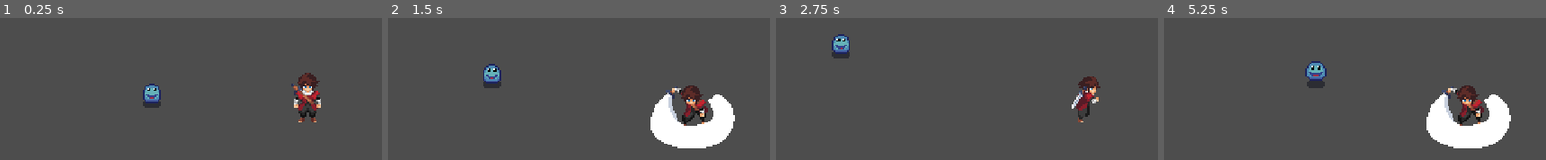
Above: before the commit, frames 1-4 (left to right).
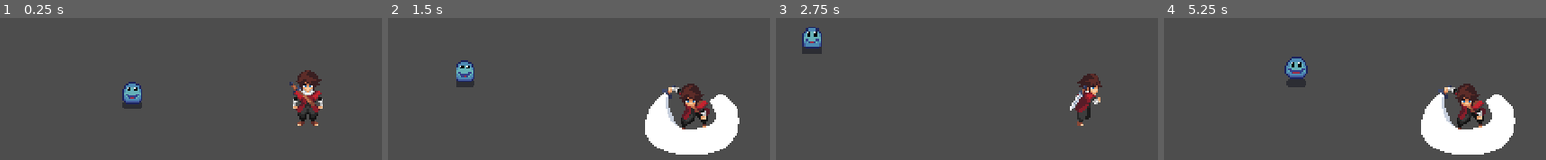
Above: after the commit, the same moments.

Repository: Sdardila2/EkoZixtyGame
Game: Godot game, scene res://scenes/main.tscn
Two runs of this game, one before a commit and one after it. Both use one fixed random seed, a clock stepped at 60 frames per second and the inputs below.
Inputs (mouse positions are in pixels of both pictures, inside the frame that each line leads up to):
- Up to frame 1 (0.25 s): no input
- Up to frame 2 (1.5 s): move the mouse to (outside the picture) at 0.52 s; hold D (right) 0.53-1.28 s; click (outside the picture) at 0.6 s; move the mouse to (552, 115) at 1.27 s; hold S (down) from 1.28 s (still down); click (552, 115) at 1.35 s
- Up to frame 3 (2.75 s): move the mouse to (outside the picture) at 2.02 s; release S (down) at 2.03 s; hold D (right) from 2.03 s (still down); click (outside the picture) at 2.1 s
- Up to frame 4 (5.25 s): move the mouse to (outside the picture) at 2.77 s; release D (right) at 2.78 s; hold W (up) 2.78-3.53 s; click (outside the picture) at 2.85 s; move the mouse to (outside the picture) at 3.52 s; hold A (left) 3.53-5.03 s; click (outside the picture) at 3.6 s; move the mouse to (1255, 35) at 4.27 s; click (1255, 35) at 4.35 s; move the mouse to (1507, 94) at 5.02 s; hold S (down) from 5.03 s (still down); click (1507, 94) at 5.1 s

The runs differ from the first frame. In frame 1, 2.8% of the frame differs, in the area x 32-85%, y 36-76%; in frame 2, 5.1%; in frame 3, 2.4%; in frame 4, 5.4%, in the area x 31-92%, y 27-97%.

Commit message:
Combat System

Diff:
--- a/project.godot
+++ b/project.godot
@@ -15,14 +15,16 @@
 config/features=PackedStringArray("4.4", "Forward Plus")
 config/icon="res://icon.svg"
 
+[autoload]
+
+Global="*res://scripts/Global.gd"
+
 [display]
 
-window/size/viewport_width=480
-window/size/viewport_height=270
-window/size/mode=3
-window/size/window_width_override=1920
-window/size/window_height_override=1080
+window/size/viewport_width=1280
+window/size/viewport_height=720
 window/stretch/mode="viewport"
+window/stretch/scale=3.0
 
 [input]
 
--- a/scenes/enemy.tscn
+++ b/scenes/enemy.tscn
@@ -1,7 +1,7 @@
-[gd_scene load_steps=50 format=3 uid="uid://p4u0ovsf0etn"]
+[gd_scene load_steps=51 format=3 uid="uid://p4u0ovsf0etn"]
 
 [ext_resource type="Texture2D" uid="uid://dmv5abaqfdeia" path="res://sprites/enemies/slime.png" id="1_jtoot"]
-[ext_resource type="Script" uid="uid://c7s2oftxhg7gh" path="res://scripts/enemy.gd" id="1_palws"]
+[ext_resource type="Script" uid="uid://c7s2oftxhg7gh" path="res://scripts/Enemy.gd" id="1_palws"]
 
 [sub_resource type="AtlasTexture" id="AtlasTexture_palws"]
 atlas = ExtResource("1_jtoot")
@@ -352,8 +352,11 @@
 [sub_resource type="CircleShape2D" id="CircleShape2D_jtoot"]
 radius = 75.0067
 
-[sub_resource type="CircleShape2D" id="CircleShape2D_palws"]
-radius = 6.0
+[sub_resource type="RectangleShape2D" id="RectangleShape2D_md0e3"]
+size = Vector2(18, 12)
+
+[sub_resource type="CircleShape2D" id="CircleShape2D_md0e3"]
+radius = 15.0
 
 [node name="Enemy" type="CharacterBody2D"]
 collision_layer = 257
@@ -372,7 +375,19 @@
 shape = SubResource("CircleShape2D_jtoot")
 
 [node name="CollisionShape2D" type="CollisionShape2D" parent="."]
-shape = SubResource("CircleShape2D_palws")
+position = Vector2(0, 1)
+shape = SubResource("RectangleShape2D_md0e3")
+
+[node name="EnemyHitbox" type="Area2D" parent="."]
+
+[node name="CollisionShape2D" type="CollisionShape2D" parent="EnemyHitbox"]
+shape = SubResource("CircleShape2D_md0e3")
+
+[node name="TakeDamageCooldown" type="Timer" parent="."]
+wait_time = 0.5
 
 [connection signal="body_entered" from="Detection_area" to="." method="_on_detection_area_body_entered"]
 [connection signal="body_exited" from="Detection_area" to="." method="_on_detection_area_body_exited"]
+[connection signal="body_entered" from="EnemyHitbox" to="." method="_on_enemy_hitbox_body_entered"]
+[connection signal="body_exited" from="EnemyHitbox" to="." method="_on_enemy_hitbox_body_exited"]
+[connection signal="timeout" from="TakeDamageCooldown" to="." method="_on_take_damage_cooldown_timeout"]
--- a/scenes/main.tscn
+++ b/scenes/main.tscn
@@ -1,13 +1,13 @@
 [gd_scene load_steps=3 format=3 uid="uid://yee4kncd314w"]
 
-[ext_resource type="PackedScene" uid="uid://dmhjjjsc36bom" path="res://scenes/player.tscn" id="2_jyhfs"]
-[ext_resource type="PackedScene" uid="uid://p4u0ovsf0etn" path="res://scenes/enemy.tscn" id="3_tbgi4"]
+[ext_resource type="PackedScene" uid="uid://p4u0ovsf0etn" path="res://scenes/Enemy.tscn" id="1_rvslj"]
+[ext_resource type="PackedScene" uid="uid://dmhjjjsc36bom" path="res://scenes/Player.tscn" id="2_0bbpv"]
 
 [node name="Main" type="Node2D"]
 
-[node name="Enemy" parent="." instance=ExtResource("3_tbgi4")]
+[node name="Enemy" parent="." instance=ExtResource("1_rvslj")]
 position = Vector2(49, 99)
 
-[node name="Player" parent="." instance=ExtResource("2_jyhfs")]
+[node name="Player" parent="." instance=ExtResource("2_0bbpv")]
 position = Vector2(153, 99)
 collision_mask = 272
--- a/scenes/player.tscn
+++ b/scenes/player.tscn
@@ -1,6 +1,6 @@
-[gd_scene load_steps=112 format=3 uid="uid://dmhjjjsc36bom"]
-
-[ext_resource type="Script" uid="uid://bp6jxfjvjuvgk" path="res://scripts/player.gd" id="1_4ntmi"]
+[gd_scene load_steps=113 format=3 uid="uid://dmhjjjsc36bom"]
+
+[ext_resource type="Script" uid="uid://bp6jxfjvjuvgk" path="res://scripts/Player.gd" id="1_4ntmi"]
 [ext_resource type="Texture2D" uid="uid://cv036xtkefcnc" path="res://sprites/player/ATTACK 2/attack2_down.png" id="2_jej6c"]
 [ext_resource type="Texture2D" uid="uid://oxr30ne58hik" path="res://sprites/player/IDLE/idle_down.png" id="3_b5dsp"]
 [ext_resource type="Texture2D" uid="uid://da8230qbuydcf" path="res://sprites/player/ATTACK 2/attack2_left.png" id="3_f1ej7"]
@@ -752,6 +752,9 @@
 "speed": 15.0
 }]
 
+[sub_resource type="CircleShape2D" id="CircleShape2D_jej6c"]
+radius = 19.0
+
 [node name="Player" type="CharacterBody2D"]
 physics_interpolation_mode = 2
 collision_layer = 4097
@@ -771,3 +774,20 @@
 frame_progress = 1.0
 
 [node name="Camera2D" type="Camera2D" parent="."]
+
+[node name="PlayerHitbox" type="Area2D" parent="."]
+
+[node name="CollisionShape2D" type="CollisionShape2D" parent="PlayerHitbox"]
+position = Vector2(0, 1)
+shape = SubResource("CircleShape2D_jej6c")
+
+[node name="AttackCooldown" type="Timer" parent="."]
+wait_time = 0.5
+
+[node name="DealAttackTimer" type="Timer" parent="."]
+wait_time = 0.5
+
+[connection signal="body_entered" from="PlayerHitbox" to="." method="_on_player_hitbox_body_entered"]
+[connection signal="body_exited" from="PlayerHitbox" to="." method="_on_player_hitbox_body_exited"]
+[connection signal="timeout" from="AttackCooldown" to="." method="_on_attack_cooldown_timeout"]
+[connection signal="timeout" from="DealAttackTimer" to="." method="_on_deal_attack_timer_timeout"]
--- /dev/null
+++ b/scripts/Global.gd
@@ -0,0 +1,5 @@
+extends Node
+
+var player_current_attack = false
+var slime_damage = 5
+var player_damage = 25
--- a/scripts/enemy.gd
+++ b/scripts/enemy.gd
@@ -3,16 +3,31 @@
 @export var speed := 60
 var player: Node2D = null
 var player_chase := false
+var returning := false
+var start_position: Vector2
 
+var health = 100
+var player_inattack_zone = false
+var can_take_damage = true
 func _ready():
-	add_to_group("enemy")
-
+	start_position = global_position  # Guarda la posición inicial del slime
 
 func _physics_process(_delta: float) -> void:
+	deal_with_damage()
 	if player_chase and player:
 		var direction = (player.global_position - global_position).normalized()
 		velocity = direction * speed
 		update_animation(direction)
+	elif returning:
+		var to_start = start_position - global_position
+		if to_start.length() > 2:
+			var direction = to_start.normalized()
+			velocity = direction * speed
+			update_animation(direction)
+		else:
+			velocity = Vector2.ZERO
+			returning = false
+			$AnimatedSprite2D.play("idle_down")
 	else:
 		velocity = Vector2.ZERO
 		$AnimatedSprite2D.play("idle_down")
@@ -33,8 +48,38 @@
 	if body.name == "Player":
 		player = body
 		player_chase = true
+		returning = false
 
 func _on_detection_area_body_exited(body: Node2D) -> void:
 	if body == player:
 		player = null
 		player_chase = false
+		returning = true
+
+func enemy():
+	pass
+
+
+func _on_enemy_hitbox_body_entered(body: Node2D) -> void:
+	if body.has_method("player"):
+		player_inattack_zone = true
+
+
+func _on_enemy_hitbox_body_exited(body: Node2D) -> void:
+	if body.has_method("player"):
+		player_inattack_zone = false
+
+func deal_with_damage():
+	if player_inattack_zone and Global.player_current_attack == true:
+		if can_take_damage == true:
+			health = health - Global.player_damage
+			$TakeDamageCooldown.start()
+			can_take_damage = false
+			print("Slime health = ", health)
+			if health <= 0:
+				print("Slime has been slained")
+				self.queue_free()
+
+
+func _on_take_damage_cooldown_timeout() -> void:
+	can_take_damage = true
--- a/scripts/player.gd
+++ b/scripts/player.gd
@@ -1,13 +1,28 @@
 extends CharacterBody2D
+
+var enemy_inattack_range = false
+var enemy_attack_cooldown = true
+var health = 100
+var player_alive = true
 
 const SPEED = 150
 var current_dir = "down"
 var attacking = false
 
+var attack_ip = false
+
 func _physics_process(delta: float) -> void:
 	if attacking:
 		return  # bloquea todo mientras ataca
 	player_movement(delta)
+	enemy_attack()
+	attack()
+
+	if health <= 0:
+		player_alive = false #add endscreen, etc.
+		health = 0
+		print("Player has been slained")
+		self.queue_free()
 
 func player_movement(_delta):
 	velocity = Vector2.ZERO
@@ -57,12 +72,54 @@
 	attacking = true
 	var anim = $AnimatedSprite2D
 
-	match current_dir:
-		"right": anim.play("attack_right")
-		"left": anim.play("attack_left")
-		"down": anim.play("attack_down")
-		"up": anim.play("attack_up")
+	if current_dir == "right":
+		anim.play("attack_right")
+		$DealAttackTimer.start()
+	elif current_dir == "left":
+		anim.play("attack_left")
+		$DealAttackTimer.start()
+	elif current_dir == "down":
+		anim.play("attack_down")
+		$DealAttackTimer.start()
+	elif current_dir == "up":
+		anim.play("attack_up")
+		$DealAttackTimer.start()
 
 	# Espera a que termine la animación
 	await anim.animation_finished
 	attacking = false
+
+
+func player():
+	pass
+
+func _on_player_hitbox_body_entered(body: Node2D) -> void:
+	if body.has_method("enemy"):
+		enemy_inattack_range = true
+
+
+func _on_player_hitbox_body_exited(body: Node2D) -> void:
+	if body.has_method("enemy"):
+		enemy_inattack_range = false
+
+func enemy_attack():
+	if enemy_inattack_range and enemy_attack_cooldown == true:
+		health = health - Global.slime_damage
+		enemy_attack_cooldown = false
+		$AttackCooldown.start()
+		print("Player health = ", health)
+
+
+func _on_attack_cooldown_timeout() -> void:
+	enemy_attack_cooldown = true
+
+func attack():
+	var dir = current_dir
+	if Input.is_action_just_pressed("attack"):
+		Global.player_current_attack = true
+		attack_ip = true
+
+func _on_deal_attack_timer_timeout() -> void:
+	$DealAttackTimer.stop()
+	Global.player_current_attack = false
+	attack_ip = false
Not shown, added: scripts/Global.gd.uid
